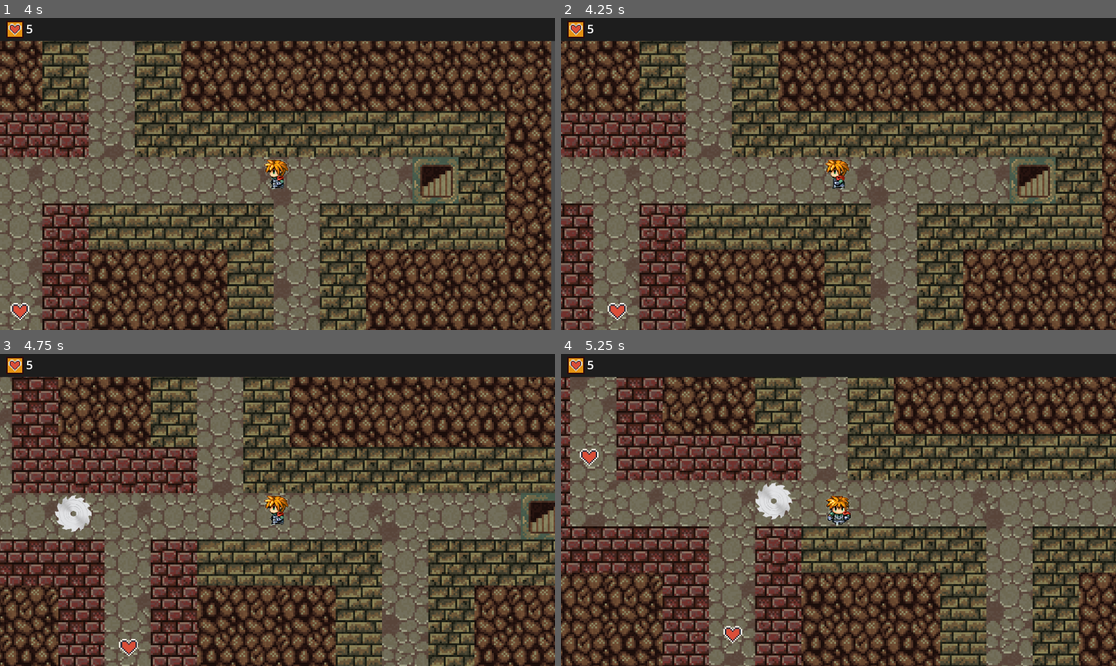
Above: before the commit, frames 1-4 (two rows, left to right).
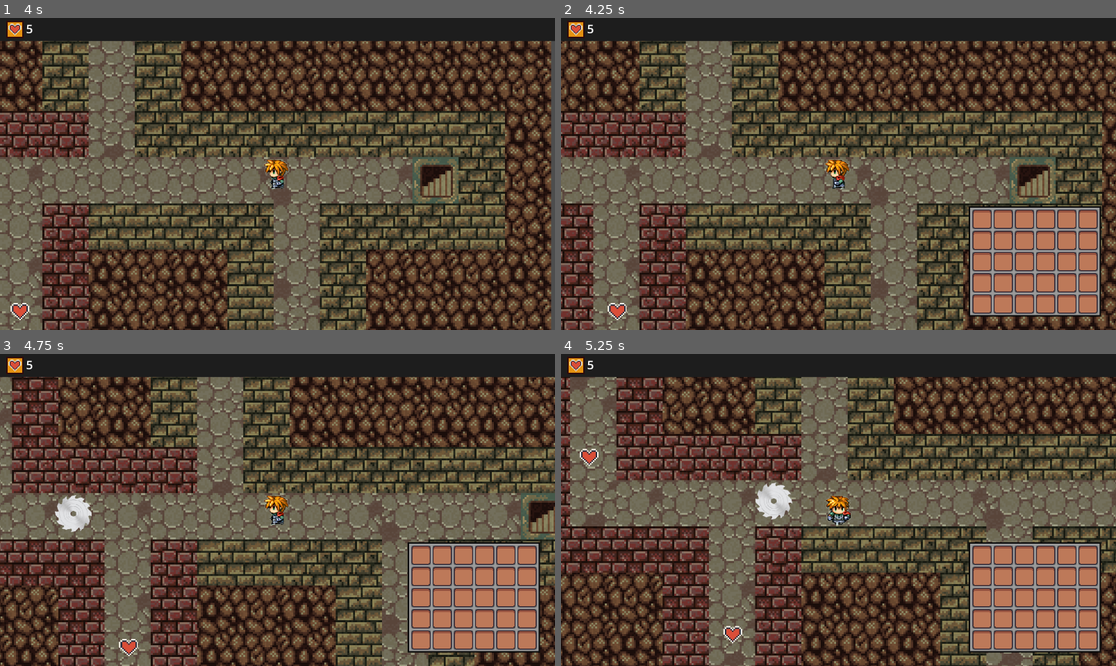
Above: after the commit, the same moments.

Repository: grammidin4eg/godot-tilemap
Game: Godot game, scene res://scenes/main.tscn
Two runs of this game, one before a commit and one after it. Both use one fixed random seed, a clock stepped at 60 frames per second and the inputs below.
Inputs:
- Up to frame 1 (4 s): hold Right (right) 0.53-1.28 s; hold Down (down) 1.28-2.03 s; tap Enter at 2 s; hold Right (right) 2.03-2.78 s; hold Up (up) 2.78-3.53 s; hold Left (left) from 3.53 s (still down)
- Up to frame 2 (4.25 s): keep holding Left (left); tap I (inventory, bound only after the commit) at 4.15 s
- Up to frame 3 (4.75 s): keep holding Left (left)
- Up to frame 4 (5.25 s): release Left (left) at 5.03 s; hold Down (down) from 5.03 s (still down)

Frame 1 is identical in both runs. In frame 2, 8.2% of the frame differs, in the area x 73-98%, y 60-96%; in frame 3, 8.2%; in frame 4, 8.2%.

Commit message:
панель инвентаря

Diff:
--- a/project.godot
+++ b/project.godot
@@ -37,6 +37,11 @@
 "events": [Object(InputEventKey,"resource_local_to_scene":false,"resource_name":"","device":-1,"window_id":0,"alt_press …(182 unchanged characters)…
 ]
 }
+inventory={
+"deadzone": 0.5,
+"events": [Object(InputEventKey,"resource_local_to_scene":false,"resource_name":"","device":-1,"window_id":0,"alt_pressed":false,"shift_pressed":false,"ctrl_pressed":false,"meta_pressed":false,"pressed":false,"keycode":0,"physical_keycode":73,"key_label":0,"unicode":105,"echo":false,"script":null)
+]
+}
 
 [layer_names]
 
--- /dev/null
+++ b/scenes/InventoryLayer.gd
@@ -0,0 +1,5 @@
+extends CanvasLayer
+
+func _input(event):
+	if event.is_action_pressed("inventory"):
+		$InvPanel.toggle()
--- /dev/null
+++ b/scenes/inv_panel.gd
@@ -0,0 +1,13 @@
+extends Panel
+
+func _ready():
+	visible = false
+
+func open():
+	visible = true
+
+func close():
+	visible = false
+
+func toggle():
+	visible = !visible
--- a/scenes/inv_panel.tscn
+++ b/scenes/inv_panel.tscn
@@ -1,10 +1,122 @@
-[gd_scene format=3 uid="uid://ke8lr7gotjnh"]
+[gd_scene load_steps=4 format=3 uid="uid://ke8lr7gotjnh"]
+
+[ext_resource type="PackedScene" uid="uid://cjktmypojkstv" path="res://scenes/inv_slot.tscn" id="1_ugp86"]
+[ext_resource type="Script" path="res://scenes/inv_panel.gd" id="1_xb1kq"]
+
+[sub_resource type="StyleBoxFlat" id="StyleBoxFlat_nmkt8"]
+border_width_left = 3
+border_width_top = 3
+border_width_right = 3
+border_width_bottom = 3
+border_color = Color(0.0431373, 0.0431373, 0.0431373, 1)
 
 [node name="InvPanel" type="Panel"]
-offset_right = 488.0
-offset_bottom = 494.0
+offset_right = 275.0
+offset_bottom = 229.0
+theme_override_styles/panel = SubResource("StyleBoxFlat_nmkt8")
+script = ExtResource("1_xb1kq")
 
 [node name="GridContainer" type="GridContainer" parent="."]
-layout_mode = 0
-offset_right = 40.0
-offset_bottom = 40.0
+layout_mode = 1
+anchors_preset = 8
+anchor_left = 0.5
+anchor_top = 0.5
+anchor_right = 0.5
+anchor_bottom = 0.5
+offset_left = -64.0
+offset_top = -64.0
+offset_right = 64.0
+offset_bottom = 64.0
+grow_horizontal = 2
+grow_vertical = 2
+columns = 6
+
+[node name="inv_slot" parent="GridContainer" instance=ExtResource("1_ugp86")]
+layout_mode = 2
+
+[node name="inv_slot2" parent="GridContainer" instance=ExtResource("1_ugp86")]
+layout_mode = 2
+
+[node name="inv_slot3" parent="GridContainer" instance=ExtResource("1_ugp86")]
+layout_mode = 2
+
+[node name="inv_slot4" parent="GridContainer" instance=ExtResource("1_ugp86")]
+layout_mode = 2
+
+[node name="inv_slot5" parent="GridContainer" instance=ExtResource("1_ugp86")]
+layout_mode = 2
+
+[node name="inv_slot6" parent="GridContainer" instance=ExtResource("1_ugp86")]
+layout_mode = 2
+
+[node name="inv_slot7" parent="GridContainer" instance=ExtResource("1_ugp86")]
+layout_mode = 2
+
+[node name="inv_slot8" parent="GridContainer" instance=ExtResource("1_ugp86")]
+layout_mode = 2
+
+[node name="inv_slot9" parent="GridContainer" instance=ExtResource("1_ugp86")]
+layout_mode = 2
+
+[node name="inv_slot10" parent="GridContainer" instance=ExtResource("1_ugp86")]
+layout_mode = 2
+
+[node name="inv_slot11" parent="GridContainer" instance=ExtResource("1_ugp86")]
+layout_mode = 2
+
+[node name="inv_slot12" parent="GridContainer" instance=ExtResource("1_ugp86")]
+layout_mode = 2
+
+[node name="inv_slot13" parent="GridContainer" instance=ExtResource("1_ugp86")]
+layout_mode = 2
+
+[node name="inv_slot14" parent="GridContainer" instance=ExtResource("1_ugp86")]
+layout_mode = 2
+
+[node name="inv_slot15" parent="GridContainer" instance=ExtResource("1_ugp86")]
+layout_mode = 2
+
+[node name="inv_slot16" parent="GridContainer" instance=ExtResource("1_ugp86")]
+layout_mode = 2
+
+[node name="inv_slot17" parent="GridContainer" instance=ExtResource("1_ugp86")]
+layout_mode = 2
+
+[node name="inv_slot18" parent="GridContainer" instance=ExtResource("1_ugp86")]
+layout_mode = 2
+
+[node name="inv_slot19" parent="GridContainer" instance=ExtResource("1_ugp86")]
+layout_mode = 2
+
+[node name="inv_slot20" parent="GridContainer" instance=ExtResource("1_ugp86")]
+layout_mode = 2
+
+[node name="inv_slot21" parent="GridContainer" instance=ExtResource("1_ugp86")]
+layout_mode = 2
+
+[node name="inv_slot22" parent="GridContainer" instance=ExtResource("1_ugp86")]
+layout_mode = 2
+
+[node name="inv_slot23" parent="GridContainer" instance=ExtResource("1_ugp86")]
+layout_mode = 2
+
+[node name="inv_slot24" parent="GridContainer" instance=ExtResource("1_ugp86")]
+layout_mode = 2
+
+[node name="inv_slot25" parent="GridContainer" instance=ExtResource("1_ugp86")]
+layout_mode = 2
+
+[node name="inv_slot26" parent="GridContainer" instance=ExtResource("1_ugp86")]
+layout_mode = 2
+
+[node name="inv_slot27" parent="GridContainer" instance=ExtResource("1_ugp86")]
+layout_mode = 2
+
+[node name="inv_slot28" parent="GridContainer" instance=ExtResource("1_ugp86")]
+layout_mode = 2
+
+[node name="inv_slot29" parent="GridContainer" instance=ExtResource("1_ugp86")]
+layout_mode = 2
+
+[node name="inv_slot30" parent="GridContainer" instance=ExtResource("1_ugp86")]
+layout_mode = 2
--- /dev/null
+++ b/scenes/inv_slot.tscn
@@ -0,0 +1,14 @@
+[gd_scene load_steps=2 format=3 uid="uid://cjktmypojkstv"]
+
+[ext_resource type="Texture2D" uid="uid://ckt5q63hoevl2" path="res://images/inventorySlot.png" id="1_lvrkq"]
+
+[node name="inv_slot" type="Panel"]
+custom_minimum_size = Vector2(40, 40)
+offset_right = 40.0
+offset_bottom = 40.0
+
+[node name="Sprite2D" type="Sprite2D" parent="."]
+scale = Vector2(2, 2)
+texture = ExtResource("1_lvrkq")
+centered = false
+vframes = 2
--- a/scenes/main.tscn
+++ b/scenes/main.tscn
@@ -7,6 +7,8 @@
 [ext_resource type="PackedScene" uid="uid://belaacqa8dihs" path="res://scenes/item.tscn" id="5_7rue4"]
 [ext_resource type="Script" path="res://scenes/PathFollow2D.gd" id="6_jotr1"]
 [ext_resource type="PackedScene" uid="uid://w2k53n4vxb8a" path="res://scenes/trap.tscn" id="6_v6ur5"]
+[ext_resource type="PackedScene" uid="uid://ke8lr7gotjnh" path="res://scenes/inv_panel.tscn" id="8_0et5f"]
+[ext_resource type="Script" path="res://scenes/InventoryLayer.gd" id="8_haeur"]
 
 [sub_resource type="TileSetAtlasSource" id="TileSetAtlasSource_w2qgr"]
 resource_name = "Атлас"
@@ -320,4 +322,20 @@
 position = Vector2(1, -4)
 rotation = 1.5708
 
+[node name="CanvasLayer" type="CanvasLayer" parent="."]
+script = ExtResource("8_haeur")
+
+[node name="InvPanel" parent="CanvasLayer" instance=ExtResource("8_0et5f")]
+anchors_preset = 3
+anchor_left = 1.0
+anchor_top = 1.0
+anchor_right = 1.0
+anchor_bottom = 1.0
+offset_left = -306.0
+offset_top = -257.0
+offset_right = -31.0
+offset_bottom = -28.0
+grow_horizontal = 0
+grow_vertical = 0
+
 [connection signal="change_health" from="Player" to="." method="_on_player_change_health"]
Not shown, added: images/InventoryRect.png.import
Not shown, added: images/inventorySlot.png.import
Not shown: 1 places in scenes/main.tscn that only renumber resources
